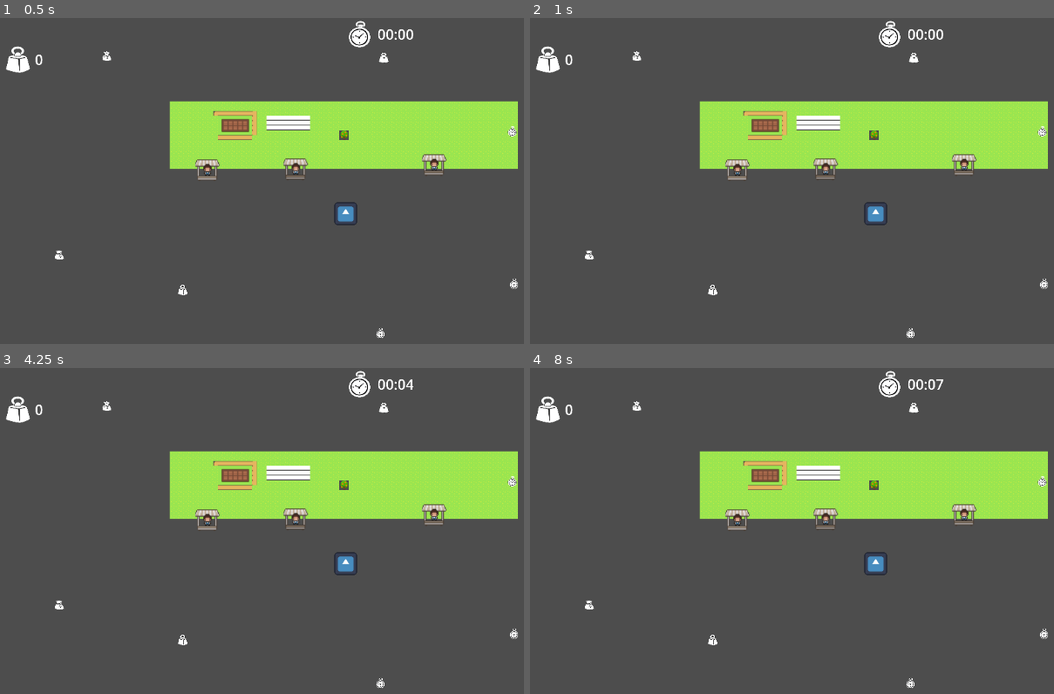
Above: before the commit, frames 1-4 (two rows, left to right).
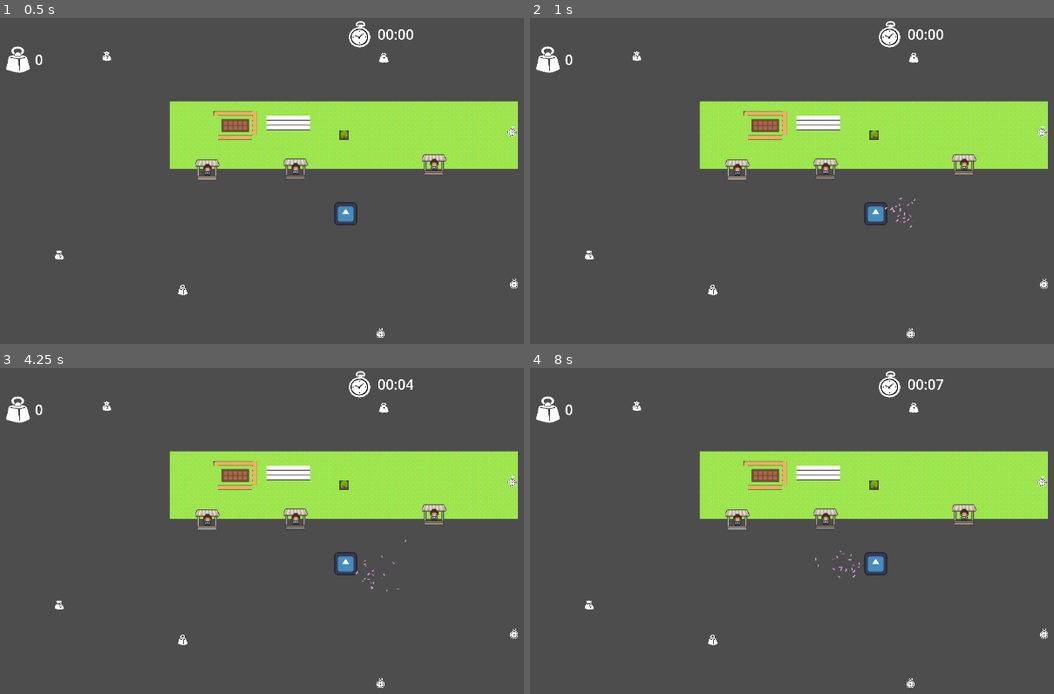
Above: after the commit, the same moments.

Repository: Lu-ni/upsi-jam-6
Game: Godot game, scene res://scenes/MainScene.tscn
The game is run twice, just before and just after one commit, with the same random seed, the same clock (stepped at 60 frames per second) and the same inputs. The engine's default icon, where the game draws it, is replaced by a stand-in: a white triangle on a blue panel in a dark square.
Inputs (mouse positions are in pixels of both pictures, inside the frame that each line leads up to):
- Up to frame 1 (0.5 s): no input
- Up to frame 2 (1 s): tap Enter at 0.5 s; move the mouse to (1027, 194) at 0.52 s; hold Right (shop_right) from 0.53 s (still down); tap E (petals, bound only after the commit) at 0.6 s; tap Down (shop_buy) at 0.77 s
- Up to frame 3 (4.25 s): tap Space at 1.25 s; move the mouse to (204, 583) at 1.27 s; release Right (shop_right) at 1.28 s; hold S (ui_down) 1.28-2.03 s; tap E (petals, bound only after the commit) at 1.35, 2.3, 3.05, 3.8 s; tap Down (shop_buy) at 1.52, 3.02, 3.77 s; move the mouse to (413, 478) at 2.02 s; hold Right (shop_right) 2.03-2.78 s; tap P at 2.1 s; tap Enter at 2.75 s; move the mouse to (309, 641) at 2.77 s; hold W (ui_up) 2.78-3.53 s; tap X at 2.85 s; move the mouse to (outside the picture) at 3.52 s; hold Left (shop_left) from 3.53 s (still down); tap R at 3.6 s
- Up to frame 4 (8 s): move the mouse to (666, 504) at 4.27 s; tap E (petals, bound only after the commit) at 4.35, 5.1, 6.05, 6.8, 7.55 s; tap Down (shop_buy) at 4.52, 6.02, 6.77, 7.52 s; tap Space at 5 s; move the mouse to (912, 563) at 5.02 s; release Left (shop_left) at 5.03 s; hold S (ui_down) 5.03-5.78 s; move the mouse to (771, 465) at 5.77 s; hold Right (shop_right) 5.78-6.53 s; tap P at 5.85 s; tap Enter at 6.5 s; move the mouse to (1027, 544) at 6.52 s; hold W (ui_up) 6.53-7.28 s; tap X at 6.6 s; move the mouse to (734, 583) at 7.27 s; hold Right (shop_right) from 7.28 s (still down); tap R at 7.35 s

Frame 1 is identical in both runs. In frame 2, less than 0.1% of the frame differs, in the area x 67-74%, y 55-65%; in frame 3, less than 0.1%; in frame 4, less than 0.1%.

Commit message:
Petal input

Diff:
--- a/project.godot
+++ b/project.godot
@@ -86,3 +86,8 @@
 "events": [Object(InputEventKey,"resource_local_to_scene":false,"resource_name":"","device":0,"window_id":0,"alt_presse …(194 unchanged characters)…
 ]
 }
+petals={
+"deadzone": 0.2,
+"events": [Object(InputEventKey,"resource_local_to_scene":false,"resource_name":"","device":-1,"window_id":0,"alt_pressed":false,"shift_pressed":false,"ctrl_pressed":false,"meta_pressed":false,"pressed":false,"keycode":0,"physical_keycode":69,"key_label":0,"unicode":101,"location":0,"echo":false,"script":null)
+]
+}
